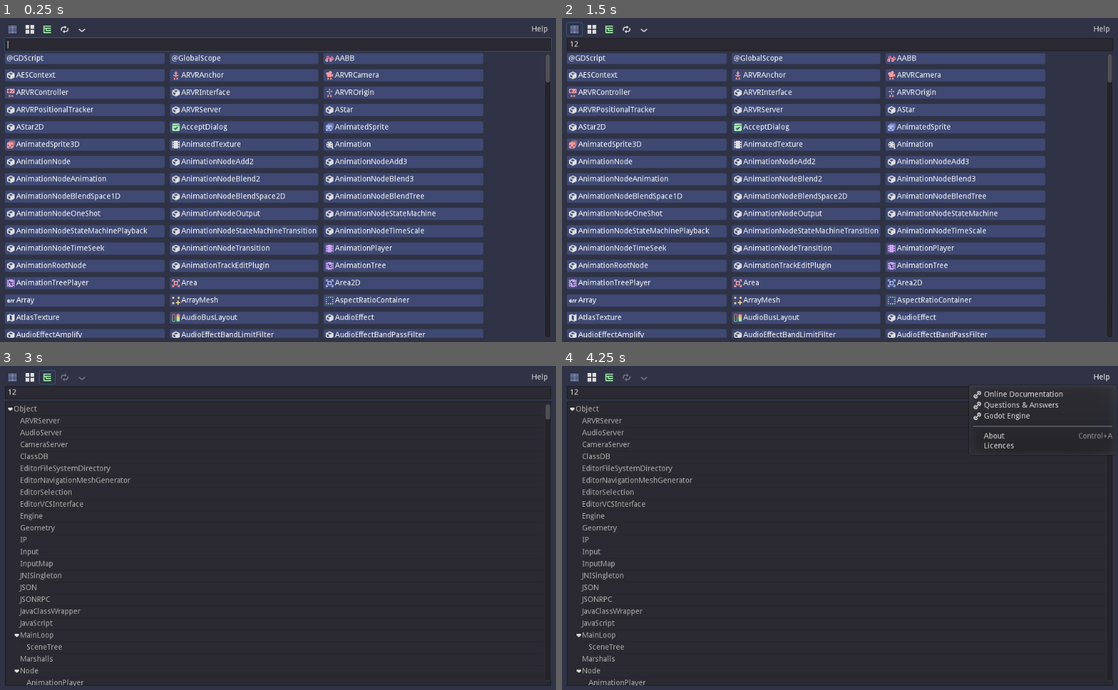
Above: before the commit, frames 1-4 (two rows, left to right).
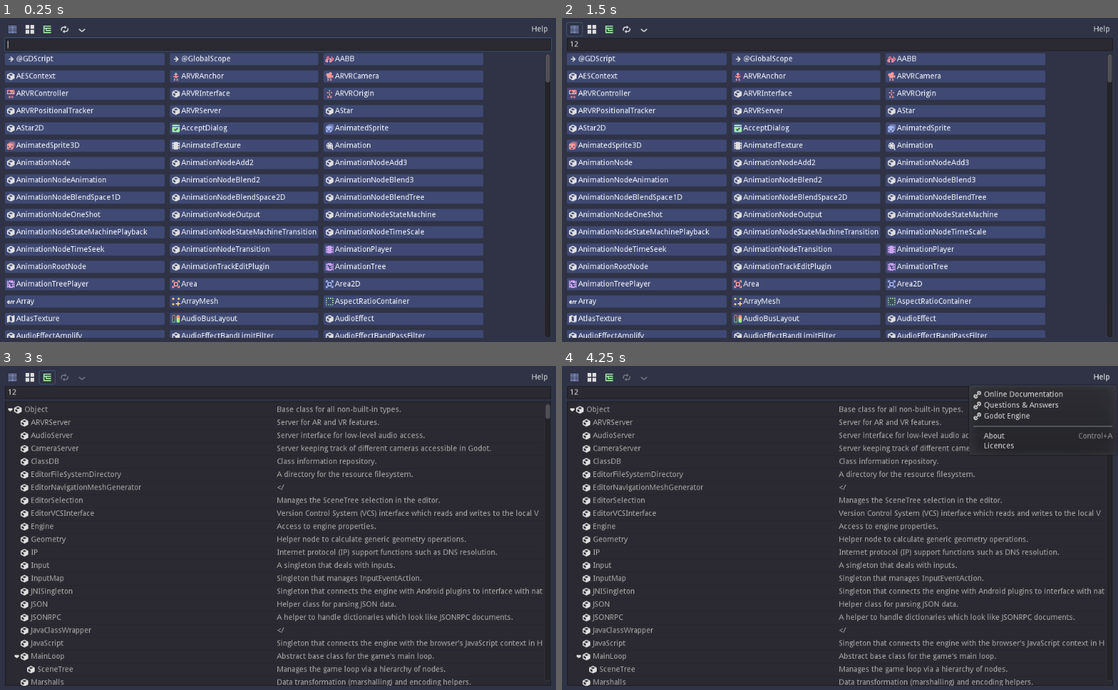
Above: after the commit, the same moments.

Repository: andrew-wilkes/gdscript-class-explorer
Game: Godot game, scene res://Main.tscn
Same seed, same stepped clock (60 frames per second), same inputs: the game is played once before the commit and once after it.
Inputs (mouse positions are in pixels of both pictures, inside the frame that each line leads up to):
- Up to frame 1 (0.25 s): no input
- Up to frame 2 (1.5 s): click (840, 43) at 0.52 s; type "12" at 0.6 s; click (573, 30) at 1.25 s
- Up to frame 3 (3 s): click (27, 378) at 2 s; click (44, 378) at 2.75 s
- Up to frame 4 (4.25 s): click "Help" at 3.5 s

The runs differ from the first frame. In frame 1, 15% of the frame differs, in the area x 0-87%, y 11-99%; in frame 2, 15%; in frame 3, 8.1%; in frame 4, 8.0%.

Commit message:
Improve tree view

Diff:
--- a/src/Main.gd
+++ b/src/Main.gd
@@ -37,12 +37,6 @@
 	h.scancode = KEY_H
 	$VBox/Menu/Help.shortcut = h
 	grid = $VBox/BC/Grid
-	the_tree = $VBox/Tree
-	var root = the_tree.create_item()
-	build_tree(the_tree, root, "Object")
-	for key in Data.class_tree.keys():
-		if Data.class_tree[key].size() == 1 and Data.class_tree[key][0].length() == 0:
-			build_tree(the_tree, root, key)
 	b_container = $VBox/BC
 	# Add buttons and build icon list
 	for cname in Data.classes.keys():
@@ -53,30 +47,37 @@
 	get_icon_files()
 	map_icons("Object")
 	map_other_icons()
+
+	the_tree = find_node("Tree")
+	var root = the_tree.create_item()
+	build_tree(the_tree, root, "Object")
+	for key in Data.class_tree.keys():
+		if Data.class_tree[key].size() == 1 and Data.class_tree[key][0].length() == 0:
+			build_tree(the_tree, root, key)
+
 	button_color = grid.get_child(0).modulate
 	update_weighted_labels()
 	match Data.settings.list_mode:
 		LIST_MODE.ALPHA:
-			set_tree_visibility(false)
+			set_visibility(false, false, false)
 		LIST_MODE.GROUP:
 			update_labels_by_group()
-			set_tree_visibility(false)
+			set_visibility(false, true, false)
 		LIST_MODE.RAND:
 			randomize_buttons()
-			set_tree_visibility(false)
+			set_visibility(false, true, false)
 		LIST_MODE.TREE:
-			set_tree_visibility(true)
+			set_visibility(true, true, true)
 	clear_search_box()
 	grid.columns = 1
 	call_deferred("arrange_controls")
 
-func set_tree_visibility(show):
-	if show:
-		$VBox/Tree.show()
-		$VBox/BC.hide()
-	else:
-		$VBox/Tree.hide()
-		$VBox/BC.show()
+
+func set_visibility(show_tree, rand_disabled, reset_disabled):
+	$VBox/Tree.visible = show_tree
+	$VBox/BC.visible = not show_tree
+	$VBox/Menu/Random.disabled = rand_disabled
+	$VBox/Menu/Reset.disabled = reset_disabled
 
 
 func get_icon_files():
@@ -104,7 +105,7 @@
 func map_other_icons():
 	for cname in Data.classes.keys():
 		if cname.begins_with("@"):
-			icons.erase(cname)
+			icons[cname] = icon_files["arrowright"]
 		elif Data.class_tree[cname][0].length() == 0:
 			map_icons(cname)
 
@@ -186,7 +187,10 @@
 
 func build_tree(tree: Tree, tree_item: TreeItem, cname):
 	var item = tree.create_item(tree_item)
+	#item.add_button(0, icons[cname], Data.class_list_key_map[cname], false, get_brief_description(cname))
 	item.set_text(0, cname)
+	item.set_icon(0, icons[cname])
+	item.set_text(1, get_brief_description(cname))
 	var idx = 0
 	for child in Data.class_tree[cname]:
 		if idx > 0:
@@ -272,9 +276,7 @@
 	if Data.settings.list_mode != LIST_MODE.ALPHA:
 		Data.settings.list_mode = LIST_MODE.ALPHA
 		Data.settings_changed = true
-		set_tree_visibility(false)
-		$VBox/Menu/Random.disabled = false
-		$VBox/Menu/Reset.disabled = false
+		set_visibility(false, false, false)
 		update_weighted_labels()
 
 
@@ -283,9 +285,7 @@
 		Data.settings.group_mode = posmod(Data.settings.group_mode + 1, node_groups.size())
 	else:
 		Data.settings.list_mode = LIST_MODE.GROUP
-		set_tree_visibility(false)
-		$VBox/Menu/Random.disabled = false
-		$VBox/Menu/Reset.disabled = true
+		set_visibility(false, false, true)
 	Data.settings_changed = true
 	update_labels_by_group()
 
@@ -294,9 +294,7 @@
 	if Data.settings.list_mode != LIST_MODE.TREE:
 		Data.settings.list_mode = LIST_MODE.TREE
 		Data.settings_changed = true
-		set_tree_visibility(true)
-		$VBox/Menu/Random.disabled = true
-		$VBox/Menu/Reset.disabled = true
+		set_visibility(true, true, true)
 
 
 func _on_Random_pressed():
--- a/src/Main.tscn
+++ b/src/Main.tscn
@@ -42,7 +42,7 @@
 hint_tooltip = "Group"
 icon = ExtResource( 2 )
 
-[node name="Tree" type="ToolButton" parent="VBox/Menu"]
+[node name="TreeButton" type="ToolButton" parent="VBox/Menu"]
 margin_left = 64.0
 margin_right = 92.0
 margin_bottom = 24.0
@@ -96,8 +96,8 @@
 margin_top = 321.0
 margin_right = 1006.0
 margin_bottom = 582.0
-size_flags_horizontal = 3
 size_flags_vertical = 3
+columns = 2
 hide_root = true
 
 [node name="c" type="CanvasLayer" parent="."]
@@ -220,7 +220,7 @@
 [connection signal="resized" from="." to="." method="_on_Main_resized"]
 [connection signal="pressed" from="VBox/Menu/Items" to="." method="_on_Items_pressed"]
 [connection signal="pressed" from="VBox/Menu/Groups" to="." method="_on_Groups_pressed"]
-[connection signal="pressed" from="VBox/Menu/Tree" to="." method="_on_Tree_pressed"]
+[connection signal="pressed" from="VBox/Menu/TreeButton" to="." method="_on_Tree_pressed"]
 [connection signal="pressed" from="VBox/Menu/Random" to="." method="_on_Random_pressed"]
 [connection signal="pressed" from="VBox/Menu/Reset" to="." method="_on_Reset_pressed"]
 [connection signal="text_changed" from="VBox/SS" to="." method="_on_SS_text_changed"]
